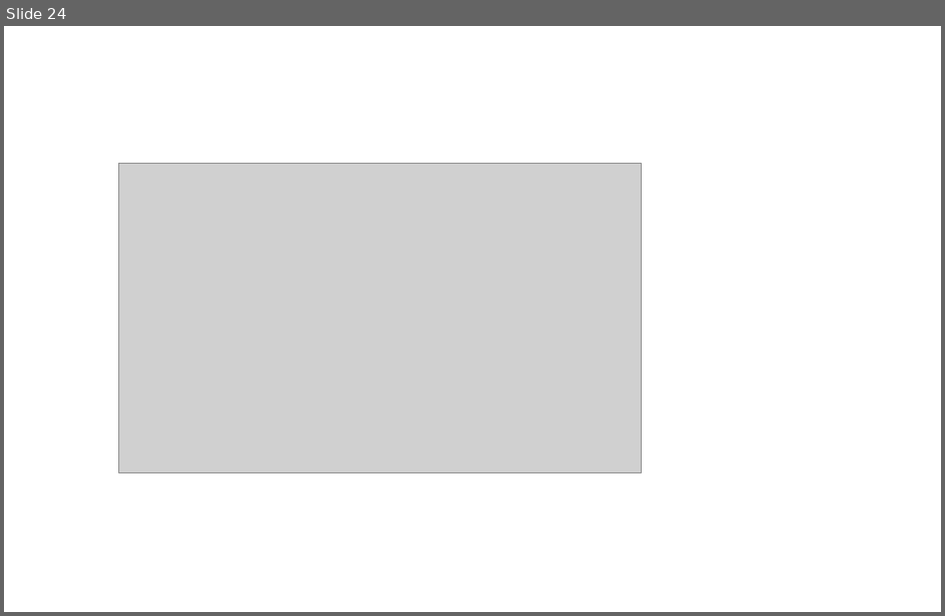
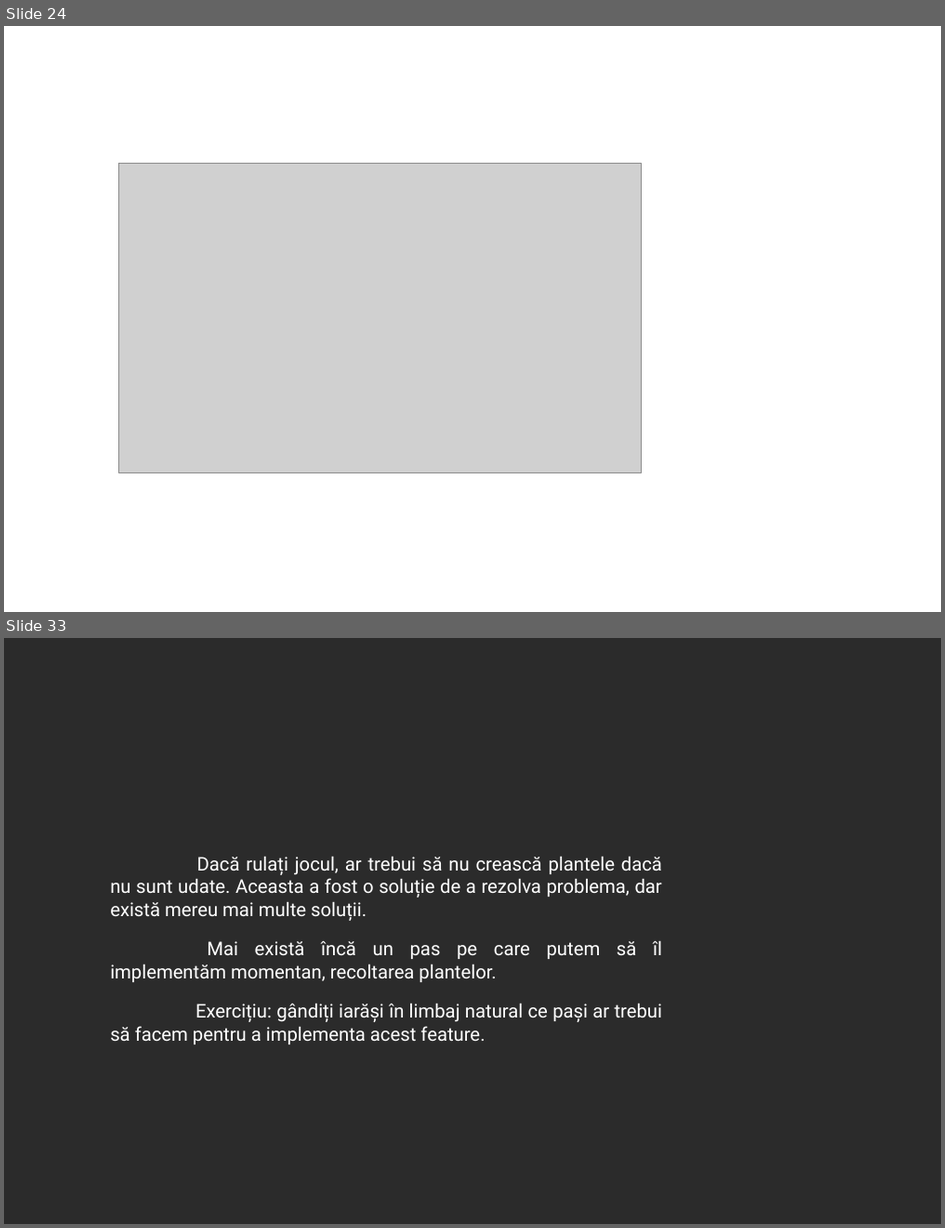
Before and after one commit to 0xspiderr/gdc-upt-presentations, a slide deck: presentation_5/presentation_5.odp. Shown one above the other, each under a label of ours: slide 24 before the commit, slides 24 and 33 after it; the slides between them are not shown. The pictures are 945x616 and 945x1228 pixels, drawn with LibreOffice and Linux fonts; fonts in the diff are those of the drawing; grey boxes stand for pictures; background and template pictures are left out; a plain dark background stands for a picture behind light text. Boxes give left, top, right and bottom in pixels: in the first picture for what was removed or moved away, otherwise in the second. Text is boxed around its words. In the diff, an @@ line names an element or a change of style, - is before the commit and + after.

```diff
--- a/presentation_5/presentation_5.odp
+++ b/presentation_5/presentation_5.odp
@@ slide 33 added at box(4, 638, 941, 1224), background picture (left out) @@
@@ text added at box(110, 856, 663, 1044), 16 pt, text #FFFFFF @@
+Dacă rulați jocul, ar trebui să nu crească plantele dacă nu sunt udate. Aceasta a fost o soluție de a rezolva problema, dar există mereu mai multe soluții.
+Mai există încă un pas pe care putem să îl implementăm momentan, recoltarea plantelor.
+Exercițiu: gândiți iarăși în limbaj natural ce pași ar trebui să facem pentru a implementa acest feature.
```
Also in this commit, not shown: 1 slide changed, 47 other slides added, 1 slide removed, 2 other files.
